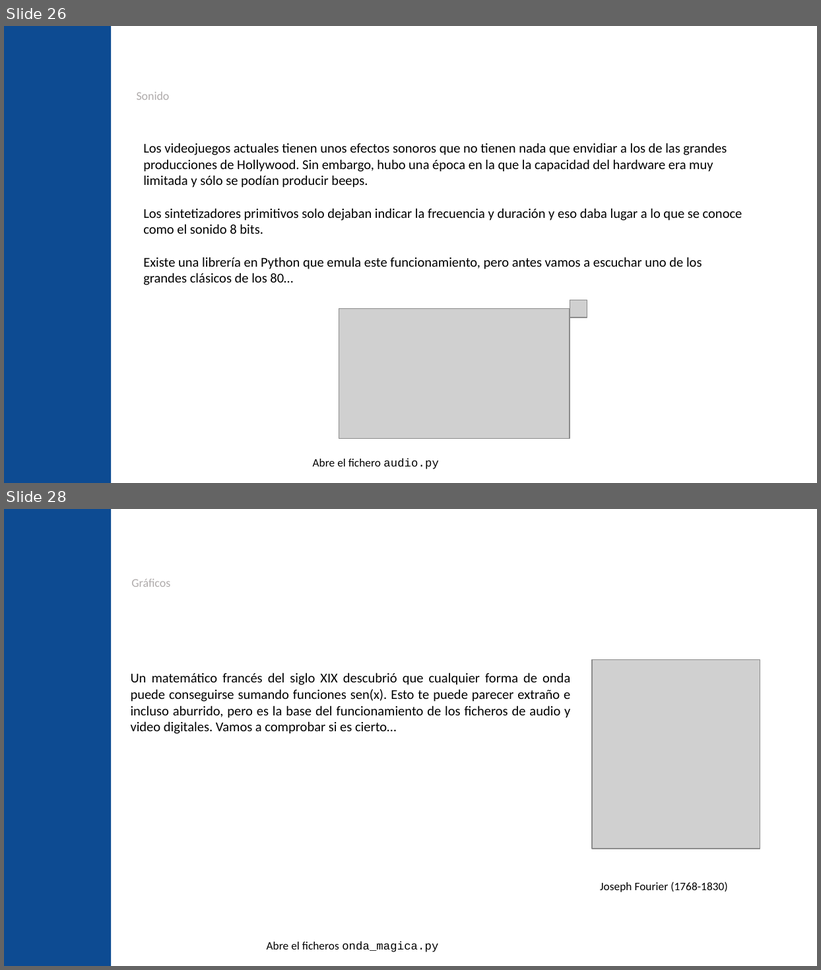
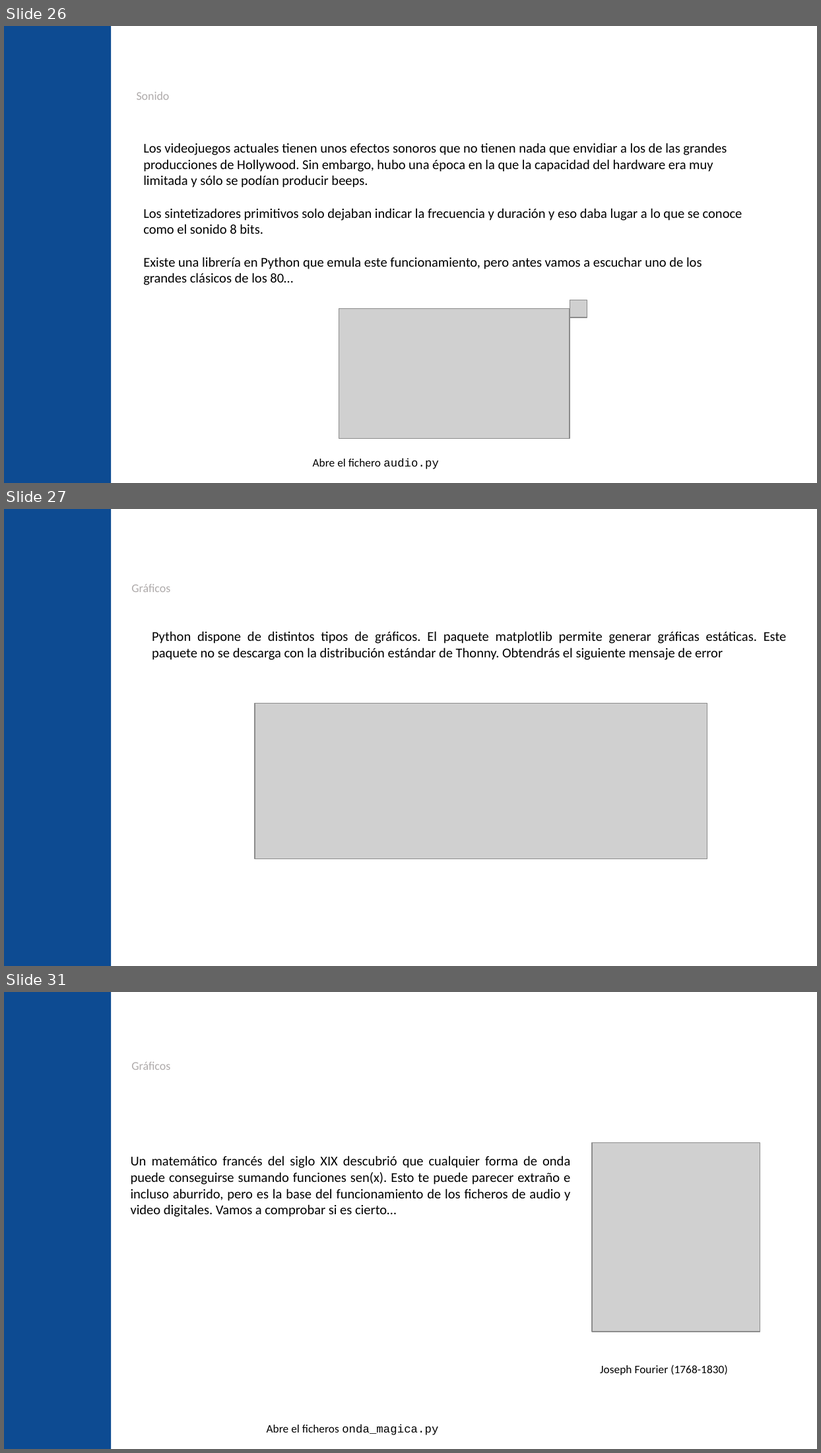
Before and after one commit to jgalgarra/introprogpython, a slide deck: slides/python_elemental_slides.pptx. Shown one above the other, each under a label of ours: slides 26 and 28 before the commit, slides 26, 27 and 31 after it; the slides between them are not shown. The pictures are 821x970 and 821x1453 pixels, drawn with LibreOffice and Linux fonts; fonts in the diff are those of the drawing; grey boxes stand for pictures; background and template pictures are left out. Boxes give left, top, right and bottom in pixels: in the first picture for what was removed or moved away, otherwise in the second. Text is boxed around its words. In the diff, an @@ line names an element or a change of style, - is before the commit and + after.

Commit message:
Instrucciones para la instalación de matplotlib desde Thonny

```diff
--- a/slides/python_elemental_slides.pptx
+++ b/slides/python_elemental_slides.pptx
@@ slide 27 added at (x1=4, y1=509, x2=817, y2=966), background #FFFFFF; not listed: 1 template element that a slide beside it also shows @@
@@ title added at (x1=131, y1=584, x2=170, y2=592), 10.5 pt, text #AFABAB, bold @@
+Gráficos
@@ text added at (x1=152, y1=631, x2=787, y2=660), 12 pt, text #000000 @@
+Python dispone de distintos tipos de gráficos. El paquete matplotlib permite generar gráficas estáticas. Este paquete no se descarga con la distribución estándar de Thonny. Obtendrás el siguiente mensaje de error
@@ picture added at (x1=255, y1=703, x2=708, y2=859) @@
@@ what was slide 28 is now slide 31 @@
```
Also in this commit, not shown: 2 slides changed, 2 other slides added, 1 other file.
